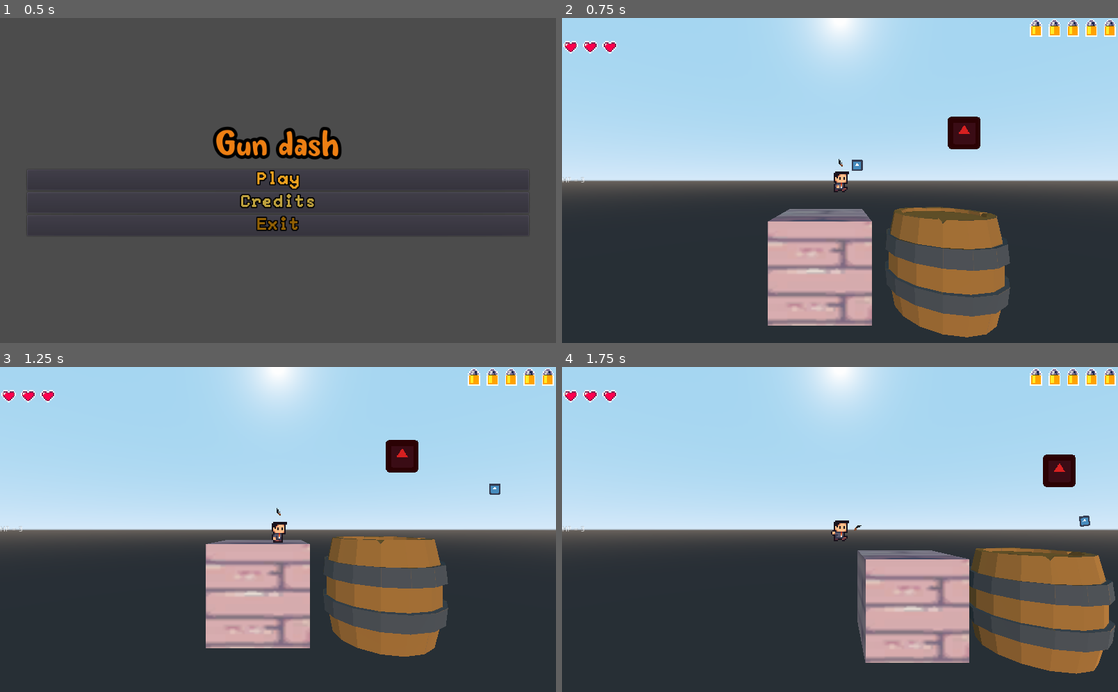
Above: before the commit, frames 1-4 (two rows, left to right).
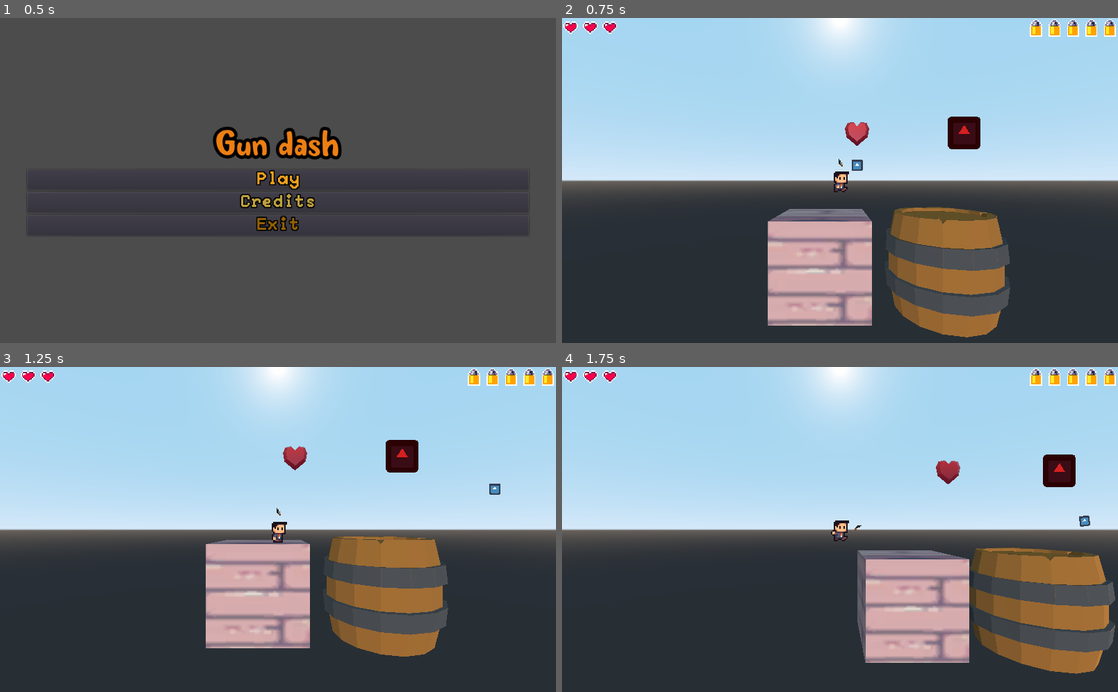
Above: after the commit, the same moments.

Repository: malva28/gun_dash_game
Game: Godot game, scene res://scenes/ui/main_menu.tscn
Two runs of this game, one before a commit and one after it. Both use one fixed random seed, a clock stepped at 60 frames per second and the inputs below. The engine's default icon, where the game draws it, is replaced by a stand-in: a white triangle on a blue panel in a dark square.
Inputs (mouse positions are in pixels of both pictures, inside the frame that each line leads up to):
- Up to frame 1 (0.5 s): no input
- Up to frame 2 (0.75 s): click "Play" at 0.5 s
- Up to frame 3 (1.25 s): no input
- Up to frame 4 (1.75 s): move the mouse to (962, 513) at 1.27 s; hold D (move_right) from 1.28 s (still down); click (962, 513) at 1.35 s; tap Space (jump) at 1.52 s

Frame 1 is identical in both runs. In frame 2, 0.7% of the frame differs, in the area x 0-56%, y 1-51%; in frame 3, 0.7%; in frame 4, 0.7%, in the area x 0-72%, y 1-51%.

Commit message:
heart hud complete plus heart object to test heal

Diff:
--- a/enemy1.gd
+++ /dev/null
@@ -1,16 +0,0 @@
-extends Area
-
-
-# Declare member variables here. Examples:
-# var a = 2
-# var b = "text"
-
-
-# Called when the node enters the scene tree for the first time.
-func _ready():
-	pass # Replace with function body.
-
-
-# Called every frame. 'delta' is the elapsed time since the previous frame.
-#func _process(delta):
-#	pass
--- a/hud.gd
+++ /dev/null
@@ -1,6 +0,0 @@
-extends MarginContainer
-
-
-var hp_value = 3
-
-onready var HP_label = $hp
--- /dev/null
+++ b/scenes/enemy1.gd
@@ -0,0 +1,19 @@
+extends Area
+
+
+# Declare member variables here. Examples:
+# var a = 2
+# var b = "text"
+
+
+# Called when the node enters the scene tree for the first time.
+func _ready():
+	connect("body_entered", self, "_on_body_entered") # Replace with function body.
+
+func _on_body_entered(body: Node):
+	if body.has_method("_resolve_area_enter"):
+		body._resolve_area_enter(self)
+
+func _main_chara_enter(main_chara: KinematicBody):
+	# Health loss
+	main_chara.hud.whole_heart_damage()
--- a/scenes/enemy1.tscn
+++ b/scenes/enemy1.tscn
@@ -1,7 +1,7 @@
 [gd_scene load_steps=4 format=2]
 
 [ext_resource path="res://icon.png" type="Texture" id=1]
-[ext_resource path="res://enemy1.gd" type="Script" id=2]
+[ext_resource path="res://scenes/enemy1.gd" type="Script" id=2]
 
 [sub_resource type="CapsuleShape" id=1]
 radius = 0.264208
--- a/scenes/hud.gd
+++ b/scenes/hud.gd
@@ -1,23 +1,25 @@
 extends MarginContainer
 
-var hp = 3 setget set_hp
+#var hp = 3 setget set_hp
 
 onready var hp_label = $hp
 
-func set_hp(value):
-	hp = value
-	hp_label.text = "HP = %d" % hp
+
 
 export(PackedScene) var Ammo
 export(PackedScene) var Heart
 
 var MAX_HP = 6
-var current_hp = 6
+var current_hp = 6 setget set_hp
+
+func set_hp(value):
+	current_hp = value
+	hp_label.text = "HP = %d" % current_hp
 
 var MAX_AMMO = 5
 var ammo_count = 5
-onready var ammo_display = $VBoxContainer/ammoDisplay
-onready var hp_display = $VBoxContainer/HPDisplay
+onready var ammo_display = $VBoxContainer/HSplitContainer/ammoDisplay
+onready var hp_display = $VBoxContainer/HSplitContainer/HPDisplay
 
 var current_hearts = []
 var lost_hearts = []
@@ -63,35 +65,32 @@
 
 
 func whole_heart_damage():
-	print("current_hp: ",current_hp)
 	if current_hp > 0:
 		var lost_heart = current_hearts.pop_back()
+		var is_half = lost_heart.is_half()
 		lost_heart.to_empty_heart()
 		lost_hearts.push_back(lost_heart)
 		if current_hp <= 1:
 			current_hp -= 1
 		else:
 			current_hp -= 2
-			if lost_heart.is_half():
+			if is_half:
 				var top_heart =  current_hearts.back()
 				top_heart.to_half_heart()
-		for it in current_hearts:
-			print("status", it.heart_status)
-		for it in lost_hearts:
-			print("status", it.heart_status)
 		return true
 	else:
 		return false
 
 func whole_heart_recover():
 	if current_hp < MAX_HP:
+		var is_empty = current_hearts.empty()
 		var top_heart =  current_hearts.back()
 		if current_hp >= MAX_HP-1:
 			top_heart.to_full_heart()
 			current_hp += 1
 		else:
 			var recovered_heart = lost_hearts.pop_back()
-			if top_heart.is_half():
+			if not is_empty and top_heart.is_half():
 				top_heart.to_full_heart()
 				recovered_heart.to_half_heart()
 			else:
@@ -119,8 +118,9 @@
 
 func half_heart_recover():
 	if current_hp < MAX_HP:
+		var is_empty = current_hearts.empty()
 		var top_heart =  current_hearts.back()
-		if top_heart.is_half():
+		if not is_empty and top_heart.is_half():
 			top_heart.to_full_heart()
 		else:
 			var recovered_heart = lost_hearts.pop_back()
--- a/scenes/hud.tscn
+++ b/scenes/hud.tscn
@@ -14,18 +14,22 @@
 [node name="VBoxContainer" type="VBoxContainer" parent="."]
 margin_right = 1024.0
 margin_bottom = 600.0
+grow_horizontal = 2
+size_flags_horizontal = 3
 
-[node name="ammoDisplay" type="HBoxContainer" parent="VBoxContainer"]
+[node name="HSplitContainer" type="HSplitContainer" parent="VBoxContainer"]
 margin_right = 1024.0
+grow_horizontal = 0
+size_flags_horizontal = 3
+collapsed = true
+
+[node name="HPDisplay" type="HBoxContainer" parent="VBoxContainer/HSplitContainer"]
+margin_right = 506.0
+grow_horizontal = 2
+size_flags_horizontal = 3
+
+[node name="ammoDisplay" type="HBoxContainer" parent="VBoxContainer/HSplitContainer"]
+margin_left = 518.0
+margin_right = 1024.0
+size_flags_horizontal = 3
 alignment = 2
-
-[node name="HPDisplay" type="HBoxContainer" parent="VBoxContainer"]
-margin_top = 4.0
-margin_right = 1024.0
-margin_bottom = 4.0
-
-[node name="hp" type="Label" parent="."]
-margin_top = 293.0
-margin_right = 1024.0
-margin_bottom = 307.0
-text = "HP = 3"
--- a/scenes/main.tscn
+++ b/scenes/main.tscn
@@ -1,10 +1,11 @@
-[gd_scene load_steps=9 format=2]
+[gd_scene load_steps=10 format=2]
 
 [ext_resource path="res://scenes/main_chara.tscn" type="PackedScene" id=1]
 [ext_resource path="res://assets/14-TileSets/tile_2.png" type="Texture" id=2]
 [ext_resource path="res://scenes/barrel.tscn" type="PackedScene" id=3]
 [ext_resource path="res://scenes/bullet.tscn" type="PackedScene" id=4]
 [ext_resource path="res://scenes/enemy1.tscn" type="PackedScene" id=5]
+[ext_resource path="res://scenes/object_heart.tscn" type="PackedScene" id=6]
 
 [sub_resource type="BoxShape" id=1]
 
@@ -43,4 +44,5 @@
 [node name="enemy1" parent="." instance=ExtResource( 5 )]
 transform = Transform( 1, 0, 0, 0, 1, 0, 0, 0, 1, 2.18572, 0.608574, -3.27984 )
 
-[connection signal="body_entered" from="enemy1" to="MainChara" method="_on_enemy_body_entered"]
+[node name="Spatial" parent="." instance=ExtResource( 6 )]
+transform = Transform( 1, 0, 0, 0, 1, 0, 0, 0, 1, 0.0935324, 0.37159, -3.49157 )
--- a/scenes/main_chara.gd
+++ b/scenes/main_chara.gd
@@ -110,7 +110,6 @@
 	bullet.global_transform = bullet_spawn.get_global_transform()
 	#bullet.velocity = get_viewport().get_mouse_position() - bullet.position
 
-func _on_enemy_body_entered(body):
-	if body.name == "MainChara":
-		hud.hp -= 1
-		hud.whole_heart_damage()
+func _resolve_area_enter(area: Area):
+	if area.has_method("_main_chara_enter"):
+		area._main_chara_enter(self)
--- /dev/null
+++ b/scenes/object_heart.gd
@@ -0,0 +1,15 @@
+extends Spatial
+
+
+
+# Called when the node enters the scene tree for the first time.
+func _ready():
+	connect("body_entered", self, "_on_body_entered") # Replace with function body.
+
+func _on_body_entered(body: Node):
+	if body.has_method("_resolve_area_enter"):
+		body._resolve_area_enter(self)
+
+func _main_chara_enter(main_chara: KinematicBody):
+	# Health recover
+	main_chara.hud.whole_heart_recover()
--- /dev/null
+++ b/scenes/object_heart.tscn
@@ -0,0 +1,31 @@
+[gd_scene load_steps=6 format=2]
+
+[ext_resource path="res://assets/objects/Low Poly gems/heart.obj" type="ArrayMesh" id=1]
+[ext_resource path="res://assets/objects/Low Poly gems/PalleteTex.png" type="Texture" id=2]
+[ext_resource path="res://scenes/object_heart.gd" type="Script" id=3]
+
+[sub_resource type="SpatialMaterial" id=1]
+albedo_texture = ExtResource( 2 )
+metallic = 0.29
+metallic_specular = 0.35
+roughness = 0.31
+emission_enabled = true
+emission = Color( 0, 0, 0, 1 )
+emission_energy = 1.0
+emission_operator = 0
+emission_on_uv2 = false
+
+[sub_resource type="CapsuleShape" id=2]
+radius = 0.235467
+height = 0.002
+
+[node name="Spatial" type="Area"]
+script = ExtResource( 3 )
+
+[node name="MeshInstance" type="MeshInstance" parent="."]
+mesh = ExtResource( 1 )
+material/0 = SubResource( 1 )
+
+[node name="CollisionShape" type="CollisionShape" parent="."]
+transform = Transform( 1, 0, 0, 0, -4.37114e-08, -1, 0, 1, -4.37114e-08, 0, 0.25, 0 )
+shape = SubResource( 2 )
--- /dev/null
+++ b/scenes/ui/etscn.tscn
@@ -0,0 +1,15 @@
+[gd_scene load_steps=3 format=2]
+
+[ext_resource path="res://assets/icons/basic life bars a icons .png" type="Texture" id=1]
+
+[sub_resource type="AtlasTexture" id=1]
+atlas = ExtResource( 1 )
+region = Rect2( 1, 3, 14, 12 )
+
+[node name="Node2D" type="Node2D"]
+
+[node name="TextureRect" type="TextureRect" parent="."]
+margin_right = 40.0
+margin_bottom = 40.0
+texture = SubResource( 1 )
+expand = true
--- a/scenes/ui/heartIcon.gd
+++ b/scenes/ui/heartIcon.gd
@@ -14,17 +14,14 @@
 	anim_tree.active = true
 
 func to_half_heart():
-	print("half: ", self)
 	heart_status = HALF_HEART
 	playback.travel("heart_half")
 
 func to_full_heart():
-	print("full: ", self)
 	heart_status = FULL_HEART
 	playback.travel("heart_full")
 
 func to_empty_heart():
-	print("empty: ", self)
 	heart_status = EMPTY_HEART
 	playback.travel("heart_empty")
 
--- a/scenes/ui/heartIcon.tscn
+++ b/scenes/ui/heartIcon.tscn
@@ -4,6 +4,7 @@
 [ext_resource path="res://scenes/ui/heartIcon.gd" type="Script" id=2]
 
 [sub_resource type="AtlasTexture" id=1]
+resource_local_to_scene = true
 atlas = ExtResource( 1 )
 region = Rect2( 1, 3, 14, 12 )
 
@@ -401,6 +402,7 @@
 rect_pivot_offset = Vector2( 7, 6 )
 texture = SubResource( 1 )
 expand = true
+stretch_mode = 6
 script = ExtResource( 2 )
 
 [node name="AnimationPlayer" type="AnimationPlayer" parent="."]
Binary file added: assets/objects/Low Poly gems/PalleteTex.png
Not shown, added: assets/objects/Low Poly gems/PalleteTex.png.import
Not shown, added: assets/objects/Low Poly gems/heart.mtl
Not shown, added: assets/objects/Low Poly gems/heart.obj
Not shown, added: assets/objects/Low Poly gems/heart.obj.import
Not shown, added: assets/objects/Low Poly gems/Gems.shadergraph
